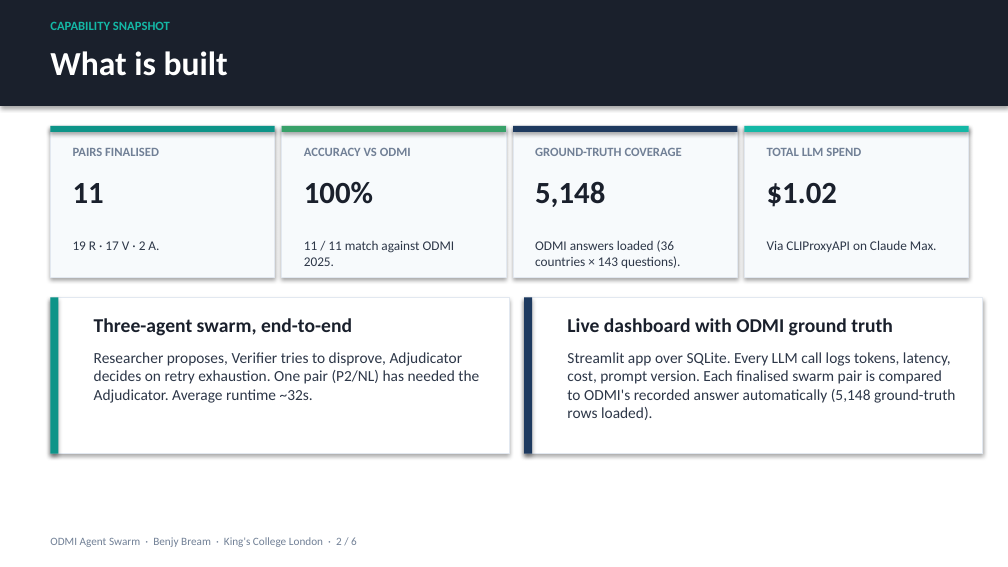
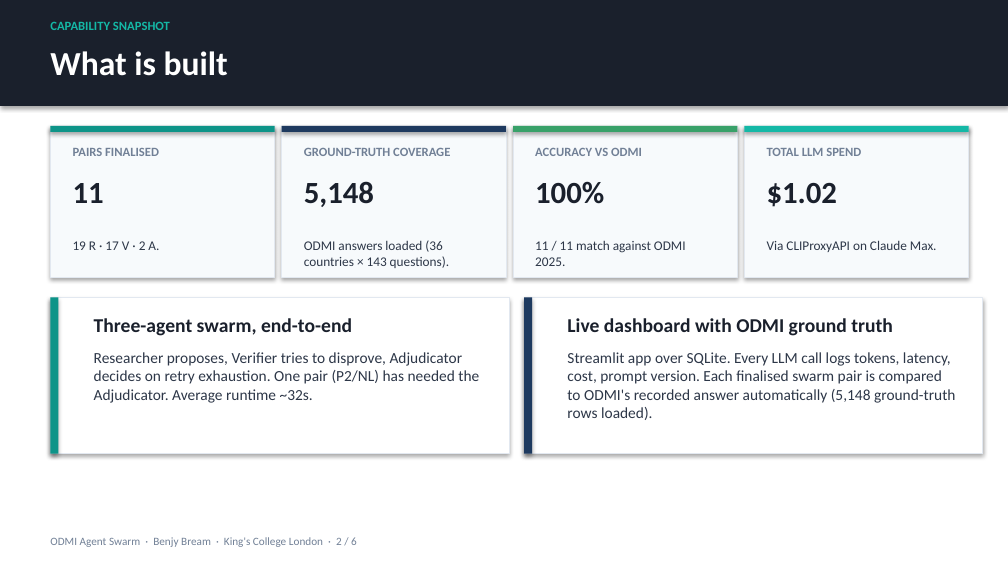
Before and after one commit to benjyb1/odmi-agent-swarm, a slide deck: slide 2 of docs/PROGRESS_SLIDES_2026-05-13.pptx. Drawn at 1008x567 pixels with LibreOffice and Linux fonts; fonts in the diff are those of the drawing. Boxes give left, top, right and bottom in pixels: in the first picture for what was removed or moved away, otherwise in the second. Text is boxed around its words. In the diff, an @@ line names an element or a change of style, - is before the commit and + after.

```diff
--- a/docs/PROGRESS_SLIDES_2026-05-13.pptx
+++ b/docs/PROGRESS_SLIDES_2026-05-13.pptx
@@ rectangle at [281,126,506,132]: fill #38A169 to #1E3A5F @@
@@ text at [304,148,450,156]: text changed @@
-ACCURACY VS ODMI
+GROUND-TRUTH COVERAGE
@@ rectangle at [513,126,738,132]: fill #1E3A5F to #38A169 @@
@@ text at [535,148,642,156]: text changed @@
-GROUND-TRUTH COVERAGE
+ACCURACY VS ODMI
@@ text at [304,181,374,207]: text changed @@
-100%
+5,148
@@ text at [535,181,604,204]: text changed @@
-5,148
+100%
@@ text at [304,240,449,268]: text changed @@
-11 / 11 match against ODMI 2025.
+ODMI answers loaded (36 countries × 143 questions).
@@ text at [535,241,686,266]: text changed @@
-ODMI answers loaded (36 countries × 143 questions).
+11 / 11 match against ODMI 2025.
```
Also in this commit, not shown: 12 other files.
